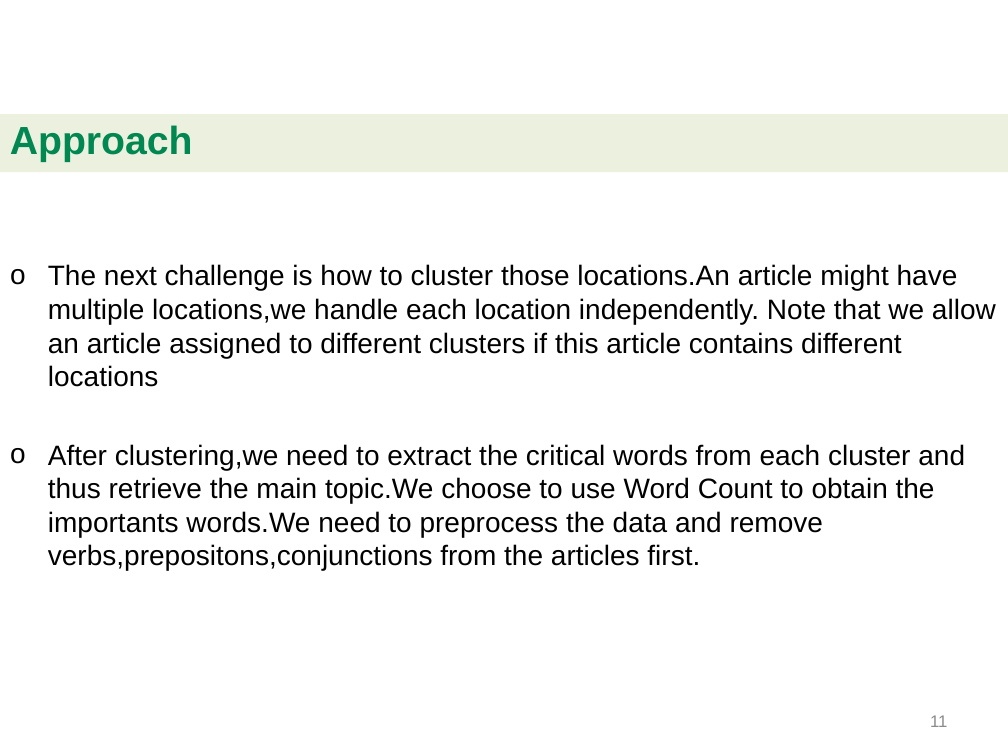
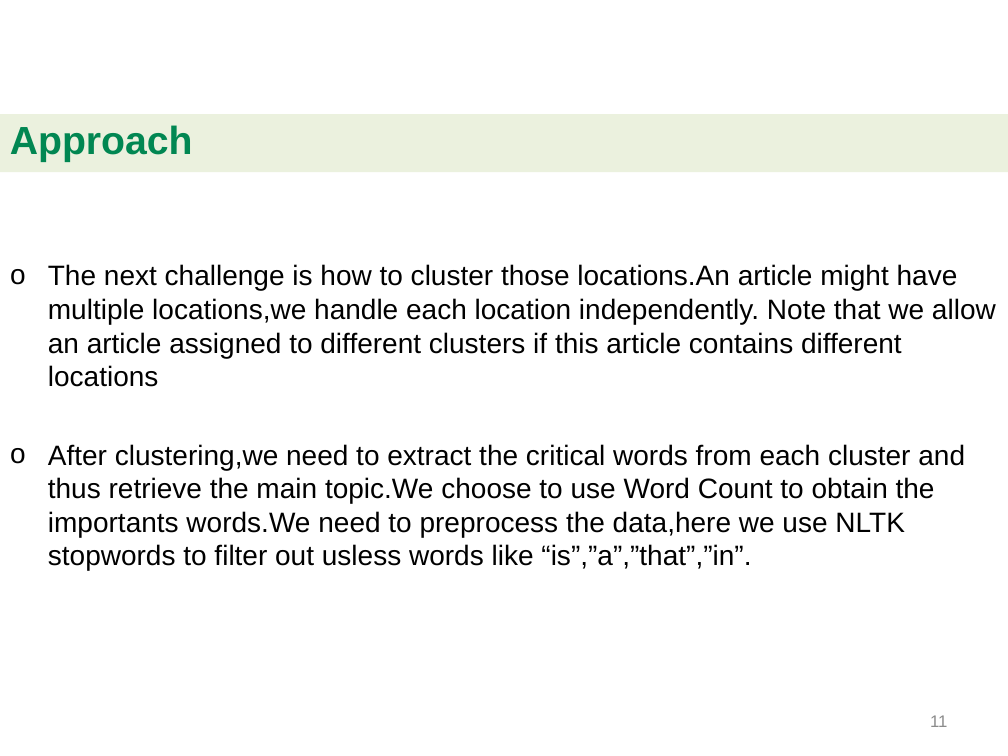
Before and after one commit to beedabug/BigDataProject, a slide deck: slide 11 of bigdata_project_demo.pptx. Drawn at 1008x756 pixels with LibreOffice and Linux fonts; fonts in the diff are those of the drawing; background and template pictures are left out. Boxes give left, top, right and bottom in pixels: in the first picture for what was removed or moved away, otherwise in the second. Text is boxed around its words. In the diff, an @@ line names an element or a change of style, - is before the commit and + after.

```diff
--- a/bigdata_project_demo.pptx
+++ b/bigdata_project_demo.pptx
@@ text at [48, 444, 965, 571]: text changed @@
-o After clustering,we need to extract the critical words from each cluster and thus retrieve the main topic.We choose to use Word Count to obtain the importants words.We need to preprocess the data and remove verbs,prepositons,conjunctions from the articles first.
+o After clustering,we need to extract the critical words from each cluster and thus retrieve the main topic.We choose to use Word Count to obtain the importants words.We need to preprocess the data,here we use NLTK stopwords to filter out usless words like “is”,”a”,”that”,”in”.
```
Also in this commit, not shown: 7 other slides changed, 1 slide added, 1 slide removed, 1 other file.
